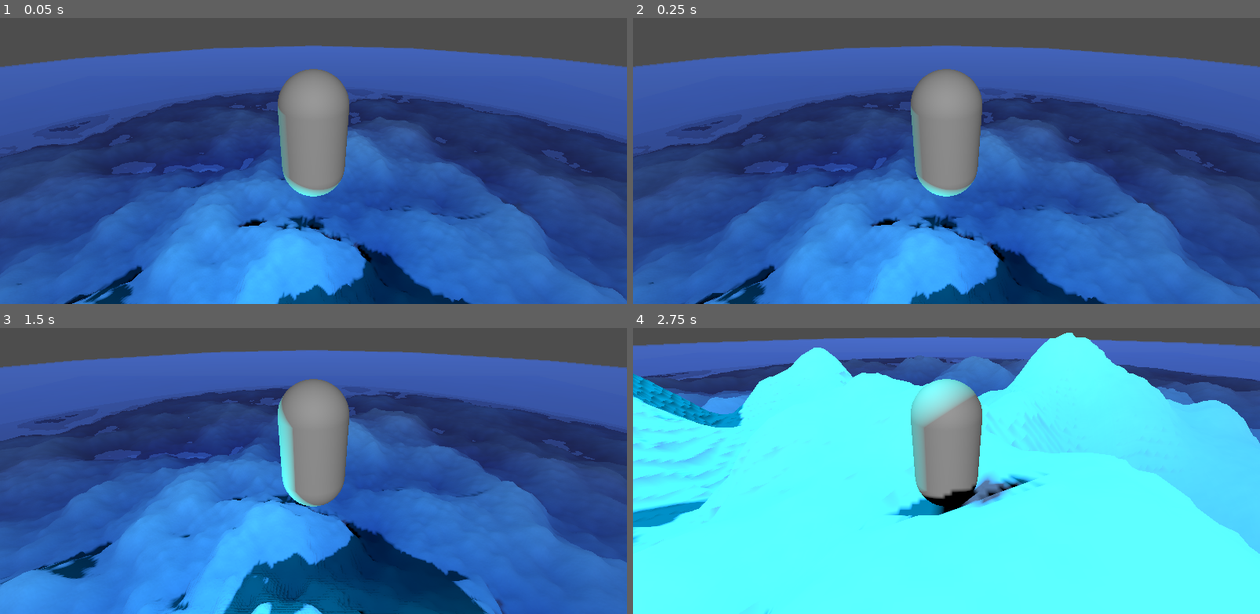
Above: before the commit, frames 1-4 (two rows, left to right).
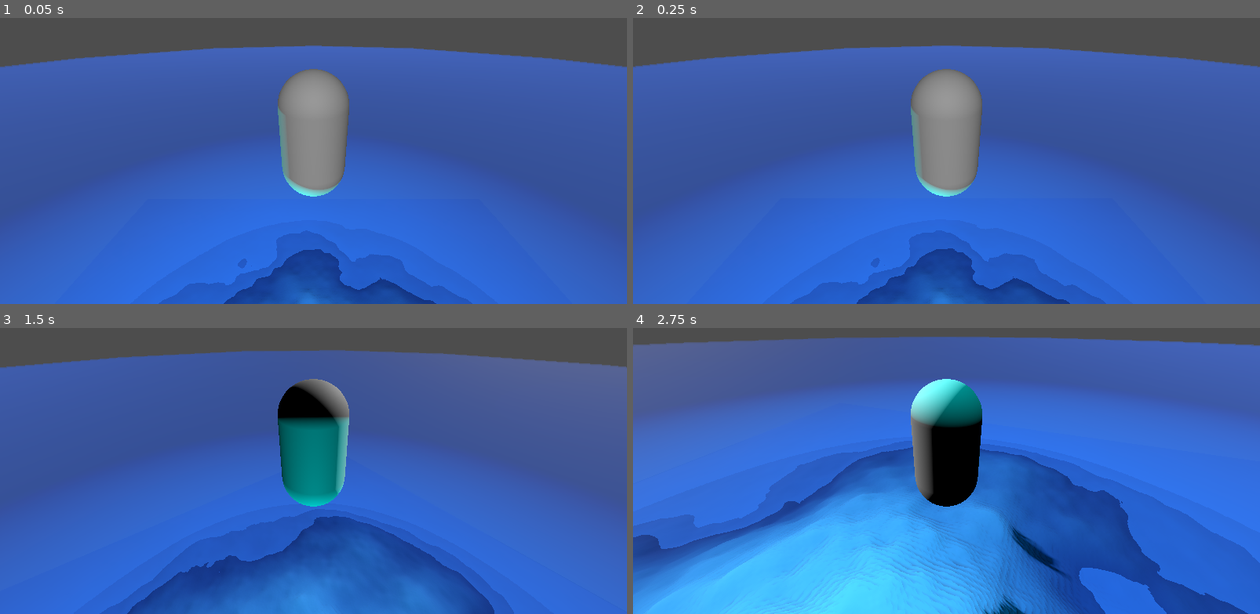
Above: after the commit, the same moments.

Repository: osid54/penguin
Game: Godot game, scene res://src/scenes/main.tscn
Same seed, same stepped clock (60 frames per second), same inputs: the game is played once before the commit and once after it.
Inputs (mouse positions are in pixels of both pictures, inside the frame that each line leads up to):
- Up to frame 1 (0.05 s): no input
- Up to frame 2 (0.25 s): no input
- Up to frame 3 (1.5 s): move the mouse to (451, 419) at 0.52 s; hold D (right) 0.53-1.28 s; tap Space (space) at 0.6, 1.35 s; click (451, 419) at 0.67 s; move the mouse to (188, 456) at 1.27 s; hold S (backward) from 1.28 s (still down)
- Up to frame 4 (2.75 s): move the mouse to (1009, 359) at 2.02 s; release S (backward) at 2.03 s; hold D (right) from 2.03 s (still down); tap Space (space) at 2.1 s

The runs differ from the first frame. In frame 1, 45% of the frame differs, in the area x 0-100%, y 24-100%; in frame 2, 46%; in frame 3, 54%; in frame 4, 91%, in the area x 0-100%, y 1-100%.

Commit message:
better movement

Diff:
--- a/src/actors/player.gd
+++ b/src/actors/player.gd
@@ -19,8 +19,10 @@
 
 	# Get the input direction and handle the movement/deceleration.
 	# As good practice, you should replace UI actions with custom gameplay actions.
-	var input_dir = Input.get_vector("left", "right", "forward", "backward")
-	var direction = (transform.basis * Vector3(input_dir.x, 0, input_dir.y)).normalized()
+	var input_dir = Input.get_axis("forward","backward")
+	var rot_dir = Input.get_axis("right","left")
+	rotate(Vector3(0,1,0),rot_dir/20)
+	var direction = (transform.basis * Vector3(0, 0, input_dir)).normalized()
 	if direction:
 		velocity.x = direction.x * SPEED
 		velocity.z = direction.z * SPEED
--- a/src/actors/player.tscn
+++ b/src/actors/player.tscn
@@ -8,7 +8,7 @@
 
 [node name="player" type="CharacterBody3D"]
 transform = Transform3D(1, 0, 0, 0, 1, 0, 0, 0, 1, 0, 1, 0)
-wall_min_slide_angle = 1.0472
+wall_min_slide_angle = 1.5708
 script = ExtResource("1_yhv6n")
 
 [node name="CollisionShape3D" type="CollisionShape3D" parent="."]
@@ -20,3 +20,7 @@
 [node name="Camera3D" type="Camera3D" parent="."]
 transform = Transform3D(1, 0, 0, 0, 0.893552, 0.44896, 0, -0.44896, 0.893552, 0, 1.66684, 3.02841)
 current = true
+
+[node name="OmniLight3D" type="OmniLight3D" parent="."]
+transform = Transform3D(1, 0, 0, 0, 1, 0, 0, 0, 1, 0, -0.101742, -1.15442)
+shadow_enabled = true
--- a/src/actors/terrain.tscn
+++ b/src/actors/terrain.tscn
@@ -57,9 +57,8 @@
 material_override = SubResource("ShaderMaterial_2gcx4")
 mesh = SubResource("PlaneMesh_v752p")
 script = ExtResource("1_pba0n")
-chunkSize = 512.0
-heightRatio = 32.0
-size = 2048
+chunkSize = 128.0
+heightRatio = 16.0
 
 [node name="StaticBody3D" type="StaticBody3D" parent="."]
 
@@ -75,7 +74,7 @@
 [node name="DirectionalLight3D" type="DirectionalLight3D" parent="."]
 transform = Transform3D(1, 0, 0, 0, 0.866025, 0.5, 0, -0.5, 0.866025, 0, 500, 0)
 shadow_enabled = true
-shadow_blur = 10.0
+shadow_blur = 2.313
 
 [node name="MeshInstance3D" type="MeshInstance3D" parent="."]
 transform = Transform3D(1, 0, 0, 0, 1, 0, 0, 0, 1, 0, 2.02308, 0)
--- a/src/shaders/terrain.gdshader
+++ b/src/shaders/terrain.gdshader
@@ -14,4 +14,5 @@
 void fragment() {
 	ALBEDO = texture(_a, UV).rgb * texture(radialColor, UV).rgb;
 	NORMAL_MAP = texture(normals, UV).xyz;
+	METALLIC = 0.3;
 }
